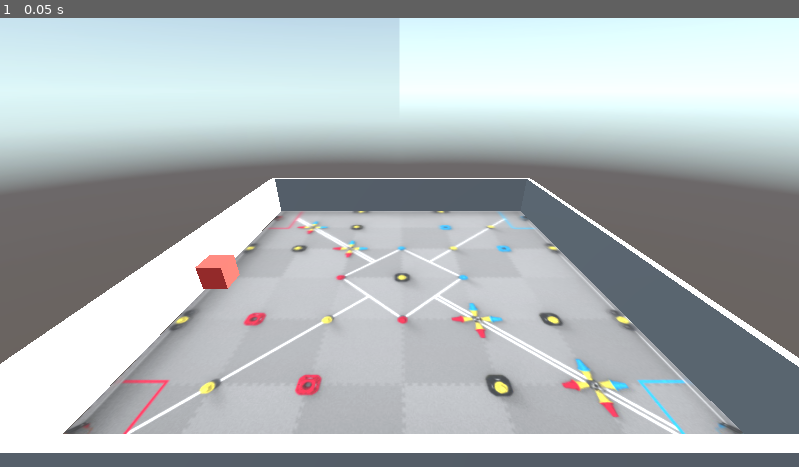
Above: before the commit, frame 1.
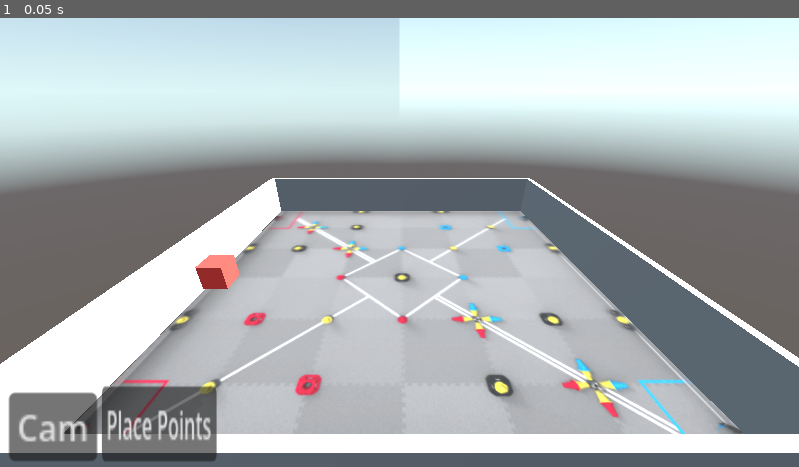
Above: after the commit, the same moment.

Repository: Aud4city-Pr0/AutoTrack---VEX-Auto-Planner
Game: Godot game, scene res://Scenes/VEXField.tscn
Same seed, same stepped clock (60 frames per second), same inputs: the game is played once before the commit and once after it.
Inputs:
- Up to frame 1 (0.05 s): no input

The runs differ from the first frame. In frame 1, 4.0% of the frame differs, in the area x 1-28%, y 81-99%.

Commit message:
added some UI code

Diff:
--- /dev/null
+++ b/Prefabs/PointObject.tscn
@@ -0,0 +1,11 @@
+[gd_scene format=3 uid="uid://bra5yqsehtwm1"]
+
+[sub_resource type="BoxMesh" id="BoxMesh_7njip"]
+
+[sub_resource type="StandardMaterial3D" id="StandardMaterial3D_7njip"]
+albedo_color = Color(6.7383053e-06, 0.6527079, 0.87831336, 1)
+
+[node name="MeshInstance3D" type="MeshInstance3D" unique_id=1507008150]
+transform = Transform3D(-0.005, 0, 0, 0, -0.005, 0, 0, 0, -0.005, 0, 0, 0)
+mesh = SubResource("BoxMesh_7njip")
+surface_material_override/0 = SubResource("StandardMaterial3D_7njip")
--- /dev/null
+++ b/Prefabs/ui.tscn
@@ -0,0 +1,37 @@
+[gd_scene format=3 uid="uid://cpww74qudbjpr"]
+
+[node name="UI" type="Control" unique_id=1466292623]
+layout_mode = 3
+anchors_preset = 15
+anchor_right = 1.0
+anchor_bottom = 1.0
+grow_horizontal = 2
+grow_vertical = 2
+
+[node name="CamPositionButton" type="Button" parent="." unique_id=1586248954]
+layout_mode = 1
+anchors_preset = -1
+anchor_top = 0.91
+anchor_bottom = 0.91
+offset_left = 13.0
+offset_top = -48.679993
+offset_right = 56.0
+offset_bottom = -17.679993
+grow_vertical = 0
+scale = Vector2(2.9541037, 3.1748414)
+text = "Cam"
+
+[node name="PointButton" type="Button" parent="." unique_id=1753915449]
+layout_mode = 1
+anchors_preset = -1
+anchor_top = 0.91
+anchor_bottom = 0.91
+offset_left = 147.0
+offset_top = -57.679993
+offset_right = 249.0
+offset_bottom = -26.679993
+grow_vertical = 0
+scale = Vector2(1.6205939, 3.4794812)
+text = "Place Points"
+
+[connection signal="pressed" from="PointButton" to="." method="_on_point_button_pressed"]
--- a/Scenes/PlacementScript.gd
+++ b/Scenes/PlacementScript.gd
@@ -1,7 +1,6 @@
 extends Camera3D
 
 @export var cast_range := 1000.0
-
 func _input(event):
 
 	if event.is_action_pressed("PlacePoint"):
--- a/Scenes/VEXField.tscn
+++ b/Scenes/VEXField.tscn
@@ -4,6 +4,8 @@
 [ext_resource type="PackedScene" uid="uid://bl22aavsn8toa" path="res://Prefabs/robor.tscn" id="1_ikm06"]
 [ext_resource type="Texture2D" uid="uid://bsehew7oev4ud" path="res://Textures/Skybox.png" id="2_m5pvo"]
 [ext_resource type="Script" uid="uid://duh0k0trxgxl5" path="res://Scenes/PlacementScript.gd" id="3_oxycb"]
+[ext_resource type="PackedScene" uid="uid://cpww74qudbjpr" path="res://Prefabs/ui.tscn" id="5_ncggb"]
+[ext_resource type="Script" uid="uid://47xprjg5ofbd" path="res://Scripts/UI Scripts/UIScript.gd" id="6_ydrv4"]
 
 [sub_resource type="PlaneMesh" id="PlaneMesh_shakw"]
 
@@ -94,3 +96,7 @@
 
 [node name="WorldEnvironment" type="WorldEnvironment" parent="." unique_id=1803827156]
 environment = SubResource("Environment_m5pvo")
+
+[node name="UI" parent="." unique_id=1466292623 node_paths=PackedStringArray("placmentScriptObject") instance=ExtResource("5_ncggb")]
+script = ExtResource("6_ydrv4")
+placmentScriptObject = NodePath("../ObserverCam")
--- /dev/null
+++ b/Scripts/UI Scripts/UIScript.gd
@@ -0,0 +1,16 @@
+extends Control
+
+# the ui script
+@export var placmentScriptObject: Node
+var isEnabled = false
+
+
+func _on_point_button_pressed():
+	if isEnabled == false:
+		placmentScriptObject.process_mode = Node.PROCESS_MODE_INHERIT
+		print("started placement")
+		isEnabled = true;
+	elif isEnabled == true:
+		placmentScriptObject.process_mode = Node.PROCESS_MODE_DISABLED
+		print("ended placement")
+		isEnabled = false
Not shown, added: Scripts/UI Scripts/UIScript.gd.uid
